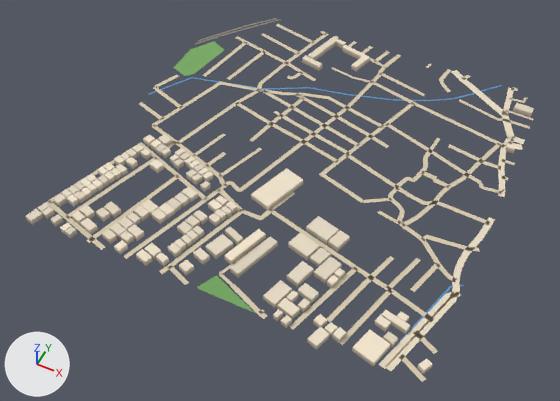
The glTF model public/assets/bengaluru-region-v1/tiles/t-4_17-l0.glb: old version first, new version second.
Both versions are drawn from a 50 mm camera at (-1456.0, 8086.0, 720.0) aimed at (-1759.0, 8691.0, -37.0). Arrows for +X, +Y and +Z are at lower left; the lights stay in place. The first picture is the older version. Vertices at exactly the same position are counted once.

The first picture shows 'building', 'ground', 'water'.
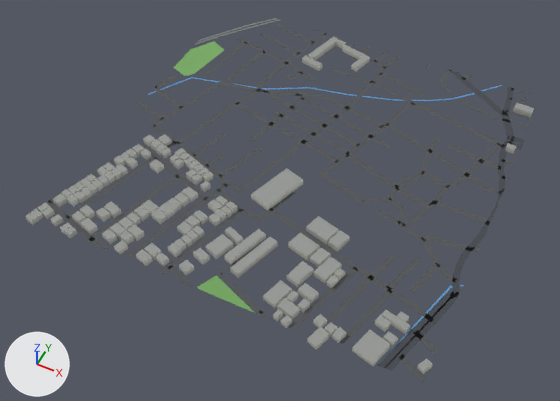
Where the change shows, as pixel boxes (x1, y1, x2, y2) in the pictures (560 x 401 px; the box of a moved part takes in the faces that stretch with it):
```json
{"object": "ground", "change": "reshaped", "before": [46, 18, 534, 382], "after": [47, 18, 533, 382]}
{"part": 1, "of": "me_building", "change": "recoloured", "before": [25, 36, 534, 374], "after": [25, 36, 534, 374]}
{"part": 2, "of": "me_ground", "change": "moved or reshaped", "before": [46, 18, 534, 382], "after": [47, 18, 533, 382]}
{"part": 3, "of": "me_ground", "change": "recoloured", "before": [47, 19, 527, 379], "after": [47, 19, 527, 379]}
```

Scene script edits in JSON lines:
```json
{"block": "me_building", "where": "# used by ob_building; location = (-2000.0, 8500.0, 0.0)"}
{"op": "remove", "block": "me_building", "code": "me_building.from_pydata(...)  # 992 vertices, 1255 faces; spans x -4.0..502.0, y -11.0..489.0, z 0.0..8.0"}
{"op": "add", "block": "me_building", "code": "me_building.from_pydata(...)  # 992 vertices, 1510 faces; spans x -4.0..502.0, y -11.0..489.0, z 0.0..8.0"}
{"block": "me_building", "change": "me_building part 1: 1255 kept faces spanning x -4.0..502.0, y -11.0..489.0, z 0.0..8.0 get new vertex colours; the middle colour goes from pale yellow #dacdb9 to light grey #c4c6be"}
{"block": "me_ground", "where": "# used by ob_ground; location = (-2000.0, 8500.0, 0.0)"}
{"op": "remove", "block": "me_ground", "code": "me_ground.from_pydata(...)  # 1075 vertices, 862 faces; spans x -3.0..504.0, y -3.0..504.0, z 1.0"}
{"op": "add", "block": "me_ground", "code": "me_ground.from_pydata(...)  # 1105 vertices, 894 faces; spans x 0.0..500.0, y 0.0..500.0, z 1.0"}
{"block": "me_ground", "change": "me_ground part 2"}
{"block": "me_ground", "change": "45 vertices are removed from x -1.0..504.0, y -3.0..503.0, z 1.0"}
{"block": "me_ground", "change": "72 faces are deleted"}
{"block": "me_ground", "change": "5 vertices in x 182.0..459.0, y 1.0..501.0, z 1.0 move by (0.0, -1.0, 0.0)"}
{"block": "me_ground", "change": "4 vertices in x 22.0..415.0, y 226.0..279.0, z 1.0 move by (-2.0, 1.0, 0.0)"}
{"block": "me_ground", "change": "4 vertices in x 188.0..459.0, y -1.0..499.0, z 1.0 move by (0.0, 1.0, 0.0)"}
{"block": "me_ground", "change": "4 vertices in x 88.0..440.0, y 183.0..499.0, z 1.0 move by (1.0, 1.0, 0.0)"}
{"block": "me_ground", "change": "4 vertices in x 86.0..279.0, y 138.0..501.0, z 1.0 move by (-1.0, -1.0, 0.0)"}
{"block": "me_ground", "change": "3 vertices in x 171.0..367.0, y 499.0, z 1.0 move by (-6.0, 1.0, 0.0)"}
{"block": "me_ground", "change": "36 vertices move from x -3.0..502.0, y 1.0..504.0, z 1.0 to x 0.0..500.0, y 0.0..500.0, z 1.0"}
{"block": "me_ground", "change": "70 vertices are added at x 0.0..500.0, y 0.0..500.0, z 1.0"}
{"block": "me_ground", "change": "5 new vertices lie (0.0, 4.0, 0.0) away from vertices in x 0.0..500.0, y 270.0..496.0, z 1.0"}
{"block": "me_ground", "change": "104 new faces join them"}
{"block": "me_ground", "change": "me_ground part 3: 774 kept faces spanning x 0.0..500.0, y 0.0..500.0, z 1.0 get new vertex colours; the middle colour goes from beige #d7c9ae to dark grey #535556"}
```
